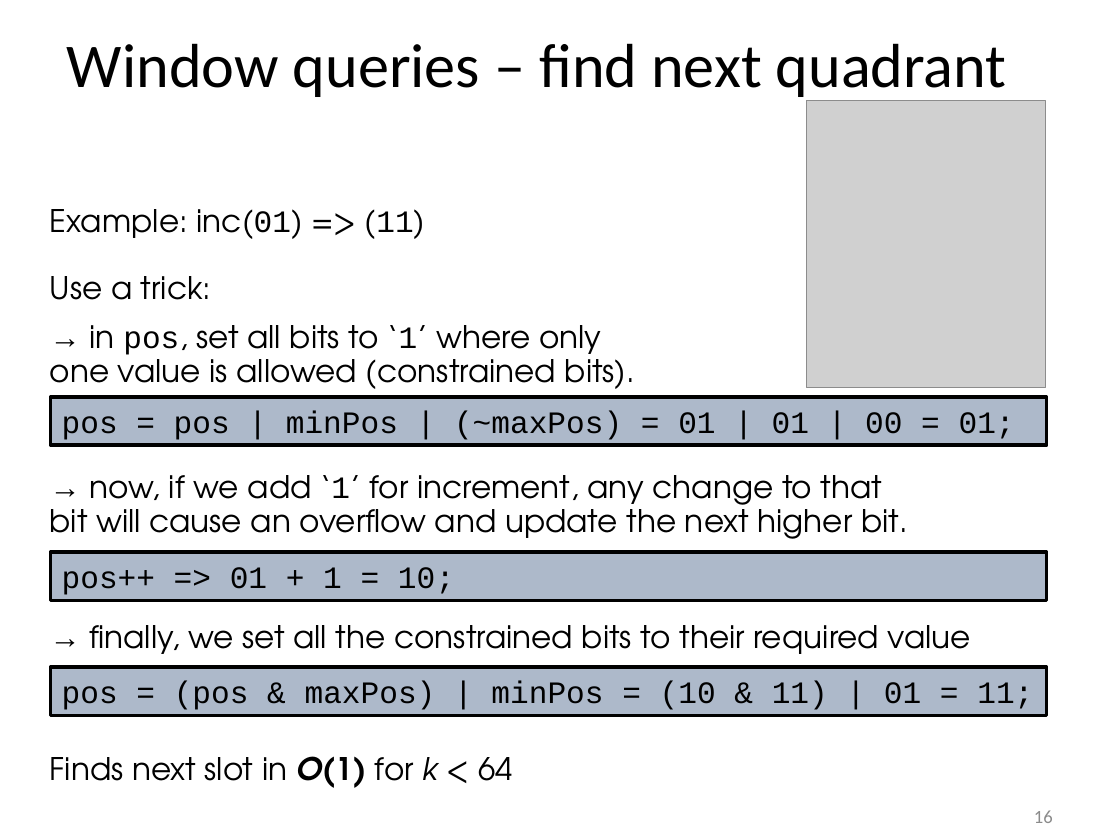
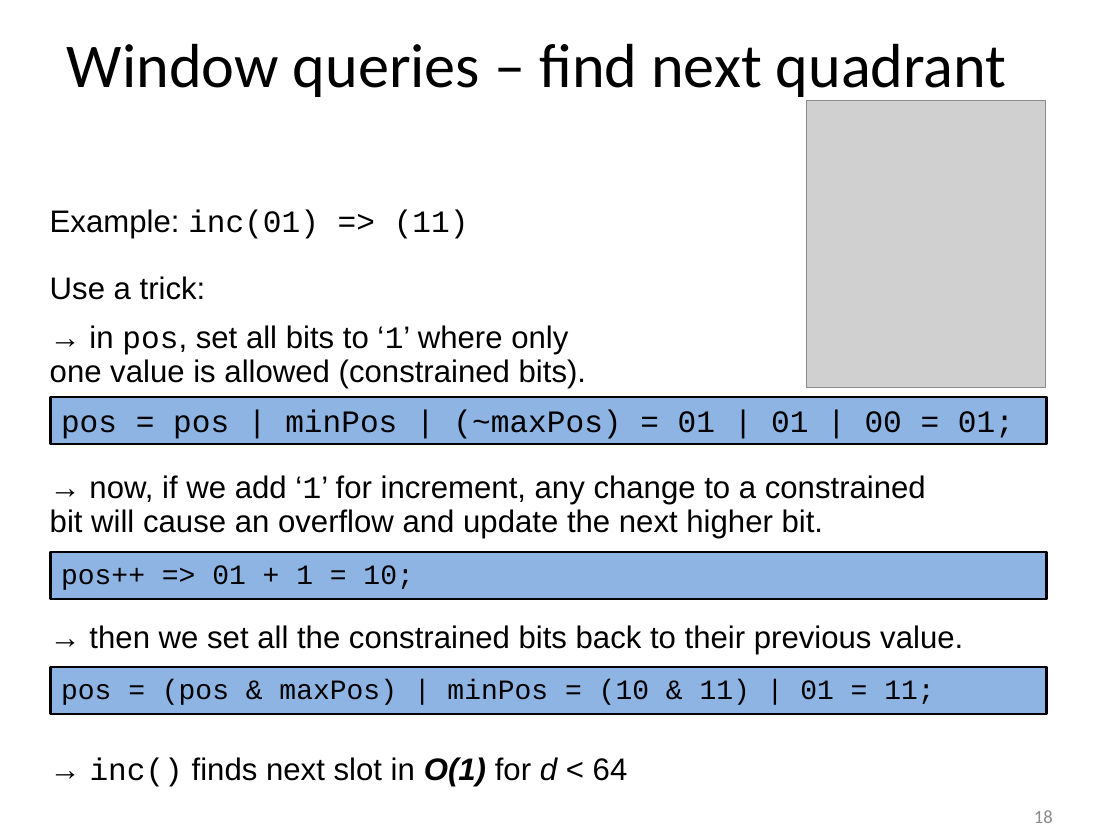
Before and after one commit to tzaeschke/phtree-site, a slide deck: slide 18 of originals/PH-tree-presentation-2018.odp (slide 16 before the commit). Drawn at 1120x840 pixels with LibreOffice and Linux fonts; fonts in the diff are those of the drawing; grey boxes stand for pictures. Boxes give left, top, right and bottom in pixels: in the first picture for what was removed or moved away, otherwise in the second. Text is boxed around its words. In the diff, an @@ line names an element or a change of style, - is before the commit and + after.

```diff
--- a/originals/PH-tree-presentation-2018.odp
+++ b/originals/PH-tree-presentation-2018.odp
@@ text at (50, 209, 586, 388): font TeX Gyre Adventor to Arial in "Example: Use a trick:", "in pos, set all bits to ‘1’ ..."; font TeX Gyre Adventor to Courier New in "inc(01) => (11)" @@
@@ rectangle "pos = pos | minPos ..." at (50, 396, 1046, 444): fill #ADB9CA to #8EB4E3; outline #000000 2.24 pt to #000000 1.5 pt @@
@@ text at (50, 475, 963, 787): text changed; font TeX Gyre Adventor to Arial @@
-→ now, if we add ‘1’ for increment, any change to that
-bit will cause an overflow and update the next higher bit.
-→ finally, we set all the constrained bits to their required value
-Finds next slot in O(1) for k < 64
+→ now, if we add ‘1’ for increment, any change to a constrained
+bit will cause an overflow and update the next higher bit.
+→ then we set all the constrained bits back to their previous value.
+→ inc() finds next slot in O(1) for d < 64
@@ rectangle "pos++ => 01 + 1 ..." at (50, 552, 1046, 599): size 20 to 18 pt; fill #ADB9CA to #8EB4E3; outline #000000 2.24 pt to #000000 1.5 pt @@
@@ rectangle "pos = (pos & maxPos) ..." at (50, 668, 1046, 715): size 20 to 18 pt; fill #ADB9CA to #8EB4E3; outline #000000 2.24 pt to #000000 1.5 pt @@
@@ page number at (1034, 810, 1053, 823): text changed @@
-16
+18
```
Also in this commit, not shown: 11 other slides changed, 8 slides added, 12 slides removed, 15 other files.
